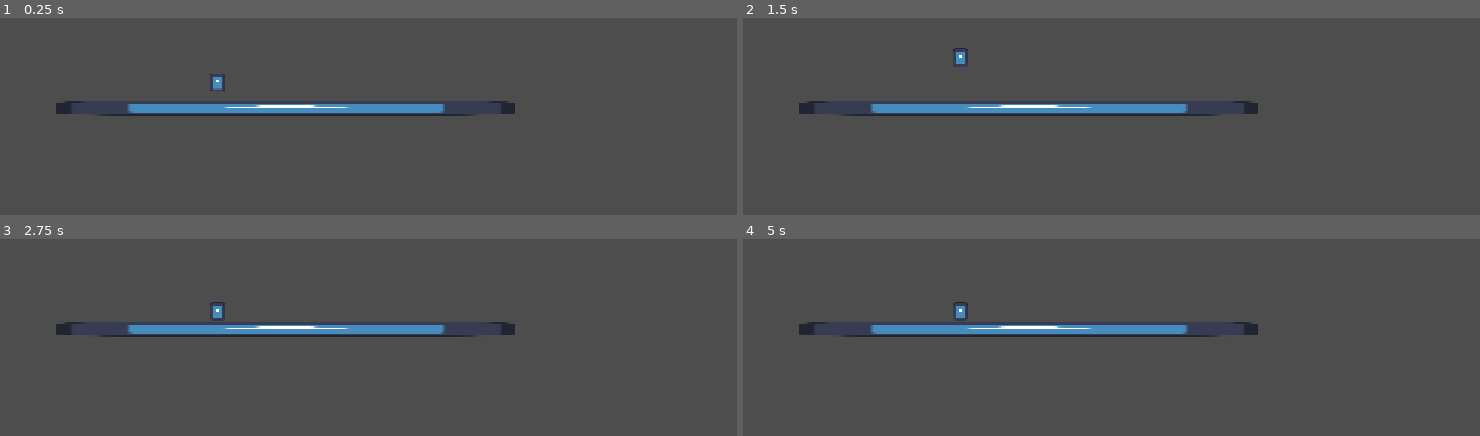
Above: before the commit, frames 1-4 (two rows, left to right).
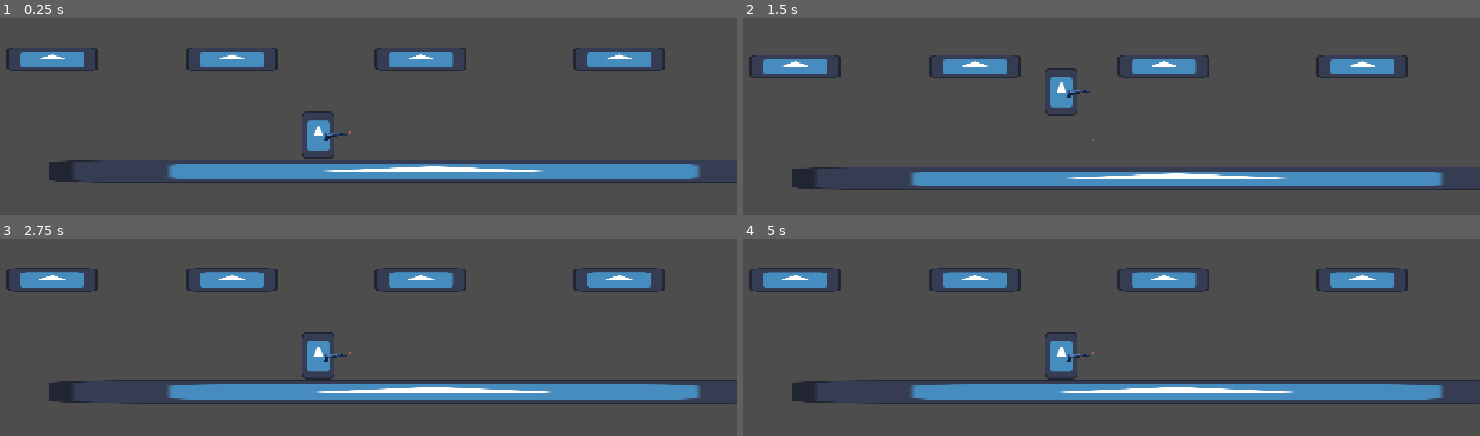
Above: after the commit, the same moments.

Repository: parlakportakal/silahasokan
Game: Godot game, scene res://Scenes/main.tscn
Same seed, same stepped clock (60 frames per second), same inputs: the game is played once before the commit and once after it. The engine's default icon, where the game draws it, is replaced by a stand-in: a white triangle on a blue panel in a dark square.
Inputs:
- Up to frame 1 (0.25 s): no input
- Up to frame 2 (1.5 s): hold R (rHARFi, bound only after the commit) 0.53-1.28 s; tap Space (zipla) at 1.35 s
- Up to frame 3 (2.75 s): tap R (rHARFi, bound only after the commit) at 1.55 s; hold R (rHARFi, bound only after the commit) from 2.03 s (still down)
- Up to frame 4 (5 s): release R (rHARFi, bound only after the commit) at 2.78 s; tap R (rHARFi, bound only after the commit) at 2.85, 4.35 s; hold R (rHARFi, bound only after the commit) 3.53-4.28 s; tap Space (zipla) at 3.6 s

The runs differ from the first frame. In frame 1, 13% of the frame differs, in the area x 0-100%, y 15-84%; in frame 2, 13%; in frame 3, 14%; in frame 4, 14%, in the area x 0-100%, y 14-84%.

Commit message:
baya bi sikim yaptık

Diff:
--- a/Scenes/main.tscn
+++ b/Scenes/main.tscn
@@ -1,12 +1,51 @@
 [gd_scene format=3 uid="uid://7imtrrv5ldse"]
 
+[ext_resource type="Script" uid="uid://b0rl2noq8ga8i" path="res://Scripts/main.gd" id="1_8gbba"]
 [ext_resource type="PackedScene" uid="uid://835xbk7lq8cw" path="res://Scenes/platform.tscn" id="1_bo1nx"]
 [ext_resource type="PackedScene" uid="uid://cmtgnb445pe26" path="res://Scenes/player.tscn" id="2_8gbba"]
+[ext_resource type="PackedScene" uid="uid://bgld8x6dlgami" path="res://Scenes/silahlarscence/pistol.tscn" id="4_jjvhh"]
+[ext_resource type="PackedScene" uid="uid://bf6niddbhclxo" path="res://Scenes/mermi.tscn" id="5_kry3j"]
 
 [node name="main" type="Node2D" unique_id=2134541721]
+script = ExtResource("1_8gbba")
 
-[node name="PLATFORM" parent="." unique_id=1875693618 instance=ExtResource("1_bo1nx")]
+[node name="PLATFORMLAR" type="Node" parent="." unique_id=374862151]
+
+[node name="PLATFORM" parent="PLATFORMLAR" unique_id=1875693618 instance=ExtResource("1_bo1nx")]
 position = Vector2(503, 370)
 
+[node name="PLATFORM2" parent="PLATFORMLAR" unique_id=1868514009 instance=ExtResource("1_bo1nx")]
+position = Vector2(335, 496)
+
+[node name="PLATFORM3" parent="PLATFORMLAR" unique_id=1412163715 instance=ExtResource("1_bo1nx")]
+position = Vector2(176, 274)
+scale = Vector2(0.120000005, 1)
+
+[node name="PLATFORM4" parent="PLATFORMLAR" unique_id=995882973 instance=ExtResource("1_bo1nx")]
+position = Vector2(330, 274)
+scale = Vector2(0.120000005, 1)
+
+[node name="PLATFORM5" parent="PLATFORMLAR" unique_id=1944564951 instance=ExtResource("1_bo1nx")]
+position = Vector2(492, 274)
+scale = Vector2(0.120000005, 1)
+
+[node name="PLATFORM6" parent="PLATFORMLAR" unique_id=1956561074 instance=ExtResource("1_bo1nx")]
+position = Vector2(662, 274)
+scale = Vector2(0.120000005, 1)
+
 [node name="player" parent="." unique_id=824720089 instance=ExtResource("2_8gbba")]
-position = Vector2(404, 281)
+position = Vector2(404, 338)
+
+[node name="Camera2D" type="Camera2D" parent="player" unique_id=237960700]
+position = Vector2(16, 25)
+offset = Vector2(0, -75)
+ignore_rotation = false
+zoom = Vector2(1.68, 1.68)
+position_smoothing_enabled = true
+position_smoothing_speed = 2.0
+
+[node name="pistol" parent="player" unique_id=263644930 instance=ExtResource("4_jjvhh")]
+position = Vector2(15, 2)
+
+[node name="mermi" parent="." unique_id=1313714118 instance=ExtResource("5_kry3j")]
+position = Vector2(431, 337)
--- /dev/null
+++ b/Scenes/mermi.tscn
@@ -0,0 +1,16 @@
+[gd_scene format=3 uid="uid://bf6niddbhclxo"]
+
+[ext_resource type="Texture2D" uid="uid://c0qq7kdwf1nh5" path="res://Assets/silahlar/small_bullet3.png" id="1_orvw2"]
+
+[sub_resource type="RectangleShape2D" id="RectangleShape2D_orvw2"]
+size = Vector2(3.425, 1.365)
+
+[node name="mermi" type="Area2D" unique_id=1313714118]
+
+[node name="CollisionShape2D" type="CollisionShape2D" parent="." unique_id=1062708138]
+shape = SubResource("RectangleShape2D_orvw2")
+
+[node name="Sprite2D" type="Sprite2D" parent="." unique_id=1382471607]
+rotation = 1.5707964
+scale = Vector2(0.042658187, 0.042658176)
+texture = ExtResource("1_orvw2")
--- a/Scenes/platform.tscn
+++ b/Scenes/platform.tscn
@@ -11,6 +11,7 @@
 
 [node name="CollisionShape2D" type="CollisionShape2D" parent="StaticBody2D" unique_id=613664931]
 shape = SubResource("RectangleShape2D_8k338")
+one_way_collision = true
 
 [node name="Sprite2D" type="Sprite2D" parent="." unique_id=302654769]
 scale = Vector2(5.1562495, 0.15624999)
--- a/Scenes/player.tscn
+++ b/Scenes/player.tscn
@@ -4,13 +4,19 @@
 [ext_resource type="Texture2D" uid="uid://h4x0tusyksxb" path="res://icon.svg" id="2_6t5aa"]
 
 [sub_resource type="CapsuleShape2D" id="CapsuleShape2D_g4v7s"]
+radius = 15.0
+height = 42.0
 
 [node name="player" type="CharacterBody2D" unique_id=824720089]
 script = ExtResource("1_cvnsp")
+air_control = 0.4
+jump_velocity = -429.43
+gravity = 1800.0
+fall_gravity_multiplier = 2.0
 
 [node name="CollisionShape2D" type="CollisionShape2D" parent="." unique_id=668489652]
 shape = SubResource("CapsuleShape2D_g4v7s")
 
 [node name="Sprite2D" type="Sprite2D" parent="." unique_id=721585257]
-scale = Vector2(0.15625, 0.203125)
+scale = Vector2(0.21875, 0.31249997)
 texture = ExtResource("2_6t5aa")
--- /dev/null
+++ b/Scenes/silahlarscence/pistol.gd
@@ -0,0 +1 @@
+extends Node2D
--- /dev/null
+++ b/Scenes/silahlarscence/pistol.tscn
@@ -0,0 +1,14 @@
+[gd_scene format=3 uid="uid://bgld8x6dlgami"]
+
+[ext_resource type="Texture2D" uid="uid://6nfdjpihaus2" path="res://Assets/silahlar/pistol3.png" id="1_nyvln"]
+[ext_resource type="Script" uid="uid://cyc6xfdxkinpf" path="res://Scenes/silahlarscence/pistol.gd" id="1_xsm3s"]
+
+[node name="pistol" type="Node2D" unique_id=263644930]
+script = ExtResource("1_xsm3s")
+
+[node name="Sprite2D" type="Sprite2D" parent="." unique_id=1737864667]
+scale = Vector2(0.04819278, 0.048192773)
+texture = ExtResource("1_nyvln")
+
+[node name="Marker2D" type="Marker2D" parent="." unique_id=1945487344]
+position = Vector2(9.94, -2.5)
--- /dev/null
+++ b/Scripts/main.gd
@@ -0,0 +1,6 @@
+extends Node2D
+
+
+func _input(event: InputEvent) -> void:
+	if event.is_action_pressed("rHARFi"):
+		get_tree().reload_current_scene()
--- a/project.godot
+++ b/project.godot
@@ -42,6 +42,21 @@
 "events": [Object(InputEventKey,"resource_local_to_scene":false,"resource_name":"","device":-1,"window_id":0,"alt_press …(191 unchanged characters)…
 ]
 }
+rHARFi={
+"deadzone": 0.2,
+"events": [Object(InputEventKey,"resource_local_to_scene":false,"resource_name":"","device":-1,"window_id":0,"alt_pressed":false,"shift_pressed":false,"ctrl_pressed":false,"meta_pressed":false,"pressed":false,"keycode":0,"physical_keycode":82,"key_label":0,"unicode":114,"location":0,"echo":false,"script":null)
+]
+}
+soltik={
+"deadzone": 0.2,
+"events": [Object(InputEventMouseButton,"resource_local_to_scene":false,"resource_name":"","device":-1,"window_id":0,"alt_pressed":false,"shift_pressed":false,"ctrl_pressed":false,"meta_pressed":false,"button_mask":1,"position":Vector2(215, 31),"global_position":Vector2(227, 91),"factor":1.0,"button_index":1,"canceled":false,"pressed":true,"double_click":false,"script":null)
+]
+}
+sagtik={
+"deadzone": 0.2,
+"events": [Object(InputEventMouseButton,"resource_local_to_scene":false,"resource_name":"","device":-1,"window_id":0,"alt_pressed":false,"shift_pressed":false,"ctrl_pressed":false,"meta_pressed":false,"button_mask":2,"position":Vector2(305, 34),"global_position":Vector2(317, 94),"factor":1.0,"button_index":2,"canceled":false,"pressed":true,"double_click":false,"script":null)
+]
+}
 
 [physics]
 
Binary file added: Assets/silahlar/ammobox.png
Not shown, added: Assets/silahlar/ammobox.png.import
Binary file added: Assets/silahlar/assaultrifle.png
Not shown, added: Assets/silahlar/assaultrifle.png.import
Binary file added: Assets/silahlar/assaultrifle2.png
Not shown, added: Assets/silahlar/assaultrifle2.png.import
Binary file added: Assets/silahlar/grenade.png
Not shown, added: Assets/silahlar/grenade.png.import
Binary file added: Assets/silahlar/large_bullet.png
Not shown, added: Assets/silahlar/large_bullet.png.import
Binary file added: Assets/silahlar/large_bullet2.png
Not shown, added: Assets/silahlar/large_bullet2.png.import
(and 40 more such lines)
